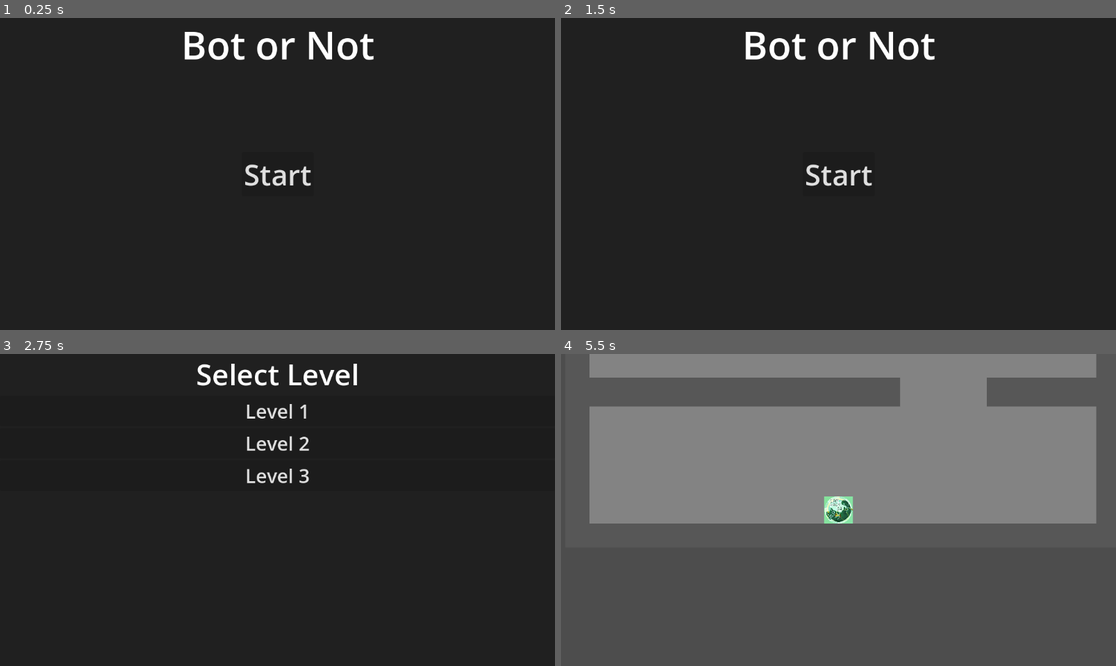
Above: before the commit, frames 1-4 (two rows, left to right).
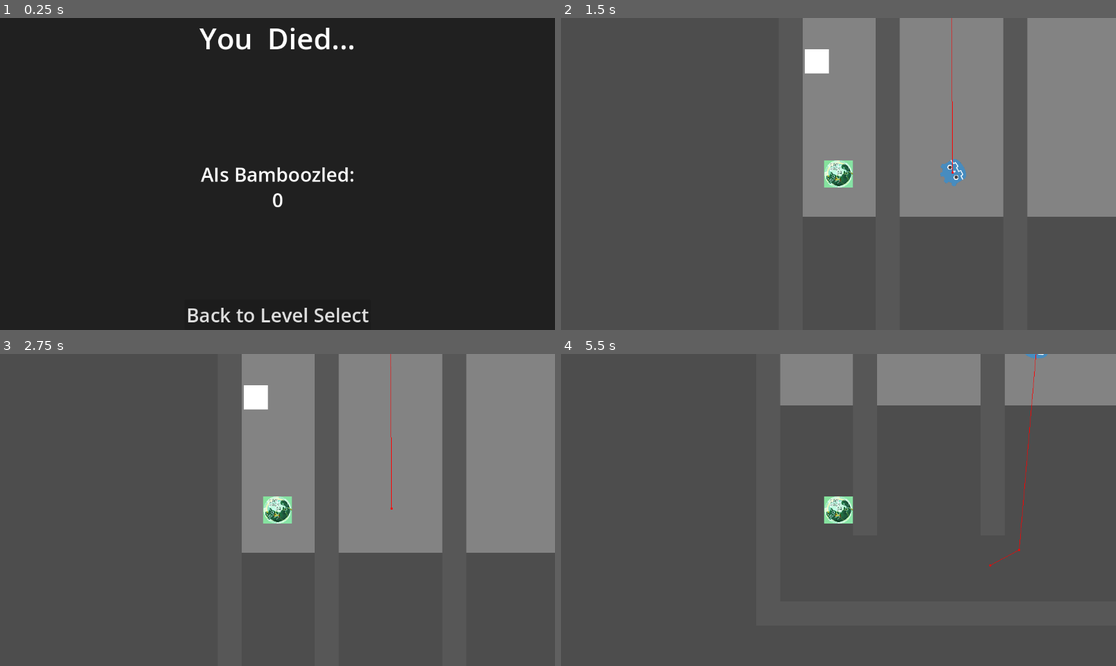
Above: after the commit, the same moments.

Repository: AmirH32/Bot-Or-Not
Game: Godot game, scene res://scenes/world.tscn
The game is run twice, just before and just after one commit, with the same random seed, the same clock (stepped at 60 frames per second) and the same inputs.
Inputs (mouse positions are in pixels of both pictures, inside the frame that each line leads up to):
- Up to frame 1 (0.25 s): no input
- Up to frame 2 (1.5 s): click (838, 314) at 0.5 s, where only the run after the commit has a clickable "Back to Level Select"; click (838, 108) at 1.25 s, where only the run after the commit has a clickable "Level 2"
- Up to frame 3 (2.75 s): click (277, 510) at 2 s, where only the run before the commit has a clickable "Start"
- Up to frame 4 (5.5 s): click (838, 410) at 2.75 s, where only the run before the commit has a clickable "Level 1"; hold Right (ui_right) 3.53-4.28 s; hold Down (ui_down) 4.28-5.03 s; hold Right (ui_right) from 5.03 s (still down)

The runs differ from the first frame. In frame 1, 3.0% of the frame differs, in the area x 33-68%, y 3-98%; in frame 2, 100%, in the area x 0-100%, y 0-100%; in frame 3, 100%; in frame 4, 41%.

Commit message:
Add win and death screens

Diff:
--- a/scenes/ui.tscn
+++ b/scenes/ui.tscn
@@ -29,6 +29,7 @@
 color = Color(0.125911, 0.125911, 0.125911, 1)
 
 [node name="TitleScreen" type="Control" parent="."]
+visible = false
 layout_mode = 1
 anchors_preset = 15
 anchor_right = 1.0
@@ -168,6 +169,139 @@
 layout_mode = 2
 size_flags_horizontal = 3
 
+[node name="WinScreen" type="Control" parent="."]
+visible = false
+layout_mode = 1
+anchors_preset = 15
+anchor_right = 1.0
+anchor_bottom = 1.0
+grow_horizontal = 2
+grow_vertical = 2
+
+[node name="Title" type="Label" parent="WinScreen"]
+layout_mode = 1
+anchors_preset = 5
+anchor_left = 0.5
+anchor_right = 0.5
+offset_left = -262.0
+offset_right = 262.0
+offset_bottom = 83.0
+grow_horizontal = 2
+theme_override_font_sizes/font_size = 60
+text = "You Survived!"
+horizontal_alignment = 1
+
+[node name="BamboozledLabel" type="Label" parent="WinScreen"]
+layout_mode = 1
+anchors_preset = 8
+anchor_left = 0.5
+anchor_top = 0.5
+anchor_right = 0.5
+anchor_bottom = 0.5
+offset_left = -159.5
+offset_top = -27.5
+offset_right = 159.5
+offset_bottom = 27.5
+grow_horizontal = 2
+grow_vertical = 2
+text = "AIs Bamboozled:"
+
+[node name="NumBamboozled" type="Label" parent="WinScreen"]
+layout_mode = 1
+anchors_preset = 8
+anchor_left = 0.5
+anchor_top = 0.5
+anchor_right = 0.5
+anchor_bottom = 0.5
+offset_left = -11.5
+offset_top = 26.0
+offset_right = 11.5
+offset_bottom = 81.0
+grow_horizontal = 2
+grow_vertical = 2
+text = "0"
+
+[node name="LevelSelectButton" type="Button" parent="WinScreen"]
+layout_mode = 1
+anchors_preset = 7
+anchor_left = 0.5
+anchor_top = 1.0
+anchor_right = 0.5
+anchor_bottom = 1.0
+offset_left = -4.0
+offset_top = -8.0
+offset_right = 4.0
+grow_horizontal = 2
+grow_vertical = 0
+text = "Back to Level Select"
+
+[node name="DeathScreen" type="Control" parent="."]
+layout_mode = 1
+anchors_preset = 15
+anchor_right = 1.0
+anchor_bottom = 1.0
+grow_horizontal = 2
+grow_vertical = 2
+
+[node name="Title" type="Label" parent="DeathScreen"]
+layout_mode = 1
+anchors_preset = 5
+anchor_left = 0.5
+anchor_right = 0.5
+offset_left = -262.0
+offset_right = 262.0
+offset_bottom = 83.0
+grow_horizontal = 2
+theme_override_font_sizes/font_size = 60
+text = "You  Died..."
+horizontal_alignment = 1
+
+[node name="BamboozledLabel" type="Label" parent="DeathScreen"]
+layout_mode = 1
+anchors_preset = 8
+anchor_left = 0.5
+anchor_top = 0.5
+anchor_right = 0.5
+anchor_bottom = 0.5
+offset_left = -159.5
+offset_top = -27.5
+offset_right = 159.5
+offset_bottom = 27.5
+grow_horizontal = 2
+grow_vertical = 2
+text = "AIs Bamboozled:"
+
+[node name="NumBamboozled" type="Label" parent="DeathScreen"]
+layout_mode = 1
+anchors_preset = 8
+anchor_left = 0.5
+anchor_top = 0.5
+anchor_right = 0.5
+anchor_bottom = 0.5
+offset_left = -11.5
+offset_top = 26.0
+offset_right = 11.5
+offset_bottom = 81.0
+grow_horizontal = 2
+grow_vertical = 2
+text = "0"
+
+[node name="LevelSelectButton" type="Button" parent="DeathScreen"]
+layout_mode = 1
+anchors_preset = 7
+anchor_left = 0.5
+anchor_top = 1.0
+anchor_right = 0.5
+anchor_bottom = 1.0
+offset_left = -193.5
+offset_top = -63.0
+offset_right = 193.5
+grow_horizontal = 2
+grow_vertical = 0
+text = "Back to Level Select"
+
 [connection signal="pressed" from="TitleScreen/StartButton" to="." method="_on_start_button_pressed"]
 [connection signal="pressed" from="GamemodeSelect/Survival" to="." method="_on_survival_pressed"]
 [connection signal="pressed" from="GamemodeSelect/Escape" to="." method="_on_escape_pressed"]
+[connection signal="pressed" from="WinScreen/LevelSelectButton" to="." method="_on_level_select_pressed"]
+[connection signal="pressed" from="DeathScreen/LevelSelectButton" to="." method="_on_level_select_pressed"]
--- a/scripts/ui.gd
+++ b/scripts/ui.gd
@@ -38,5 +38,15 @@
 	for level_name in levels.keys():
 		var button = Button.new()
 		button.text = level_name
-		button.pressed.connect(open_level.emit.bind(levels[level_name]))
+		button.pressed.connect(select_level.bind(levels[level_name]))
 		$LevelSelect/VBoxContainer/ScrollContainer/VBoxContainer.add_child(button)
+
+func select_level(level_filename: String):
+	$LevelSelect.hide()
+	open_level.emit(level_filename)
+
+
+func _on_level_select_pressed():
+	$WinScreen.hide()
+	$DeathScreen.hide()
+	$LevelSelect.show()
